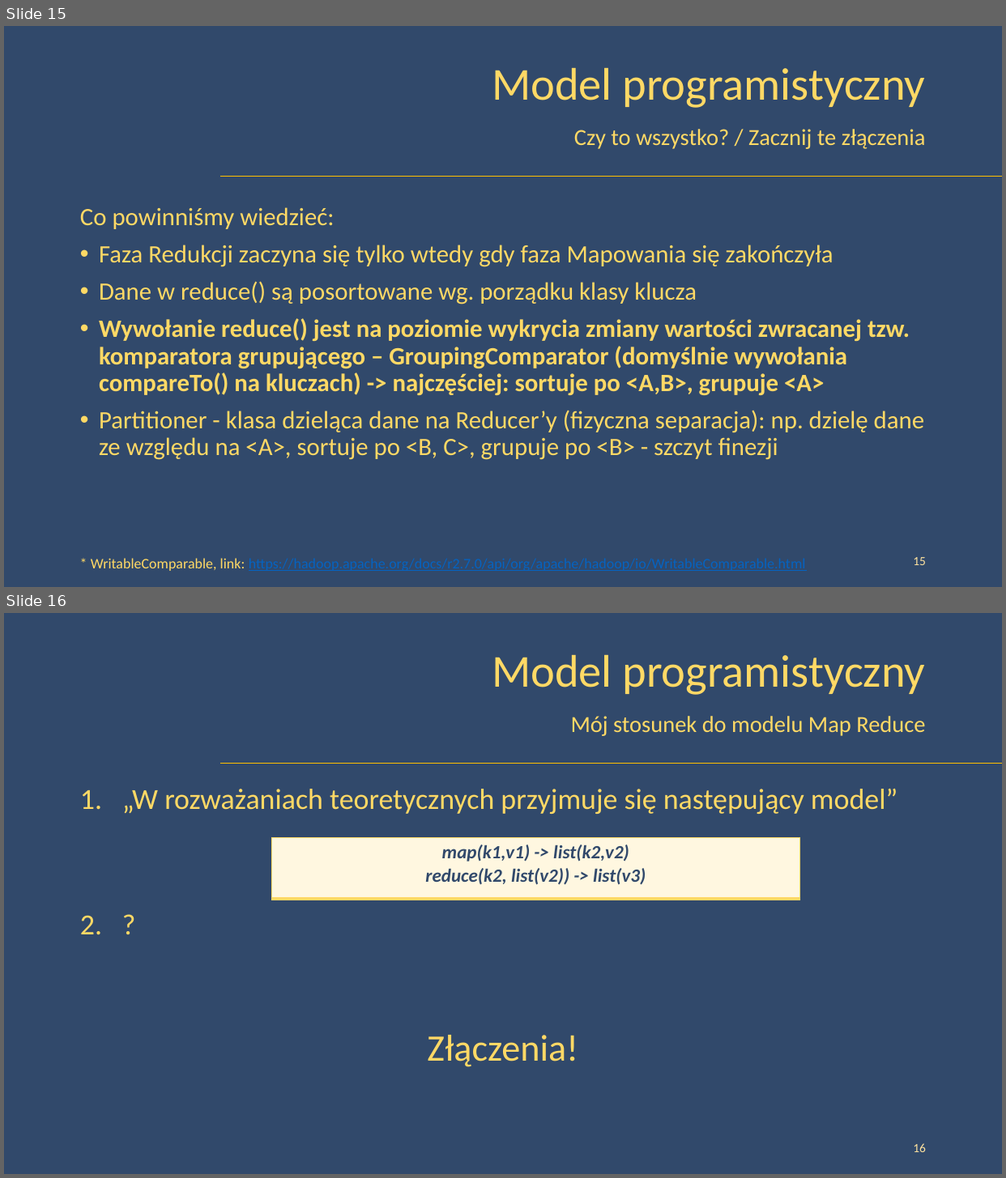
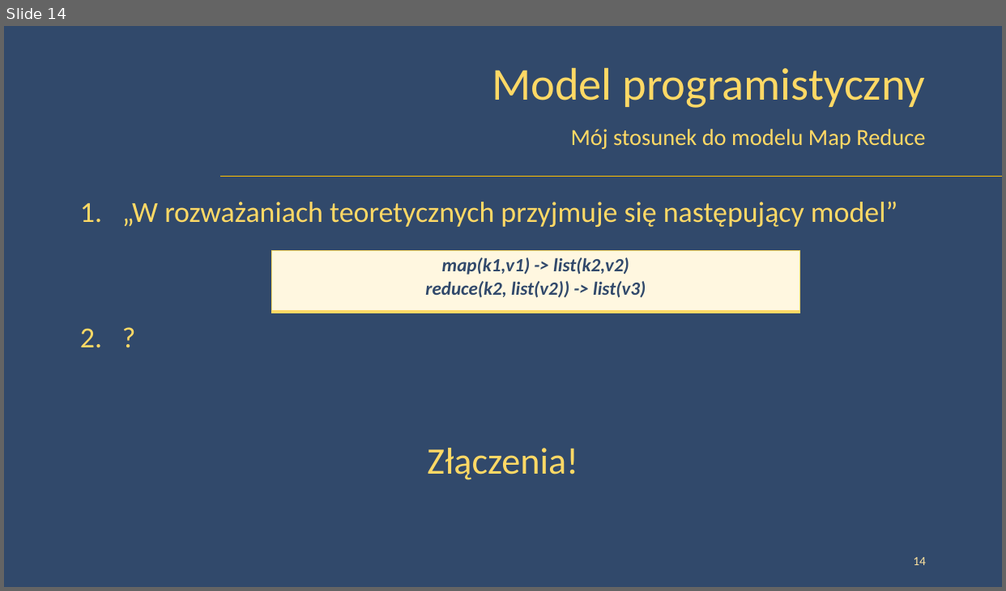
Before and after one commit to peczwy/DbConf2015, a slide deck: DbConf - Złączenia w modelu MapReduce - Lite.pptx. Shown one above the other, each under a label of ours: slides 15 and 16 before the commit, slide 14 after it. The pictures are 1006x1178 and 1006x591 pixels, drawn with LibreOffice and Linux fonts; fonts in the diff are those of the drawing; background and template pictures are left out. Boxes give left, top, right and bottom in pixels: in the first picture for what was removed or moved away, otherwise in the second. Text is boxed around its words. In the diff, an @@ line names an element or a change of style, - is before the commit and + after.

```diff
--- a/DbConf - Złączenia w modelu MapReduce - Lite.pptx
+++ b/DbConf - Złączenia w modelu MapReduce - Lite.pptx
@@ slide 15 removed at [4, 26, 1002, 587], background picture (left out); not listed: 1 template element that a slide beside it also shows @@
@@ title removed at [492, 67, 925, 108] @@
-Model programistyczny
@@ text removed at [574, 129, 926, 149] @@
-Czy to wszystko? / Zacznij te złączenia
@@ text removed at [80, 207, 924, 460] @@
-Co powinniśmy wiedzieć:
-• Faza Redukcji zaczyna się tylko wtedy gdy faza Mapowania się zakończyła
-• Dane w reduce() są posortowane wg. porządku klasy klucza
-• Wywołanie reduce() jest na poziomie wykrycia zmiany wartości zwracanej tzw. komparatora grupującego – GroupingComparator (domyślnie wywołania compareTo() na kluczach) -> najczęściej: sortuje po <A,B>, grupuje <A>
-• Partitioner - klasa dzieląca dane na Reducer’y (fizyczna separacja): np. dzielę dane ze względu na <A>, sortuje po <B, C>, grupuje po <B> - szczyt finezji
@@ text removed at [91, 558, 245, 571] @@
-* WritableComparable, link: https://hadoop.apache.org/docs/r2.7.0/api/org/apache/hadoop/io/WritableComparable.html
@@ page number removed at [913, 557, 926, 565] @@
-15
@@ what was slide 16 is now slide 14 @@
@@ page number at [913, 557, 926, 565]: text changed @@
-16
+14
```
Also in this commit, not shown: 2 slides changed, 1 slide added, 8 other slides removed, 1 other file.
